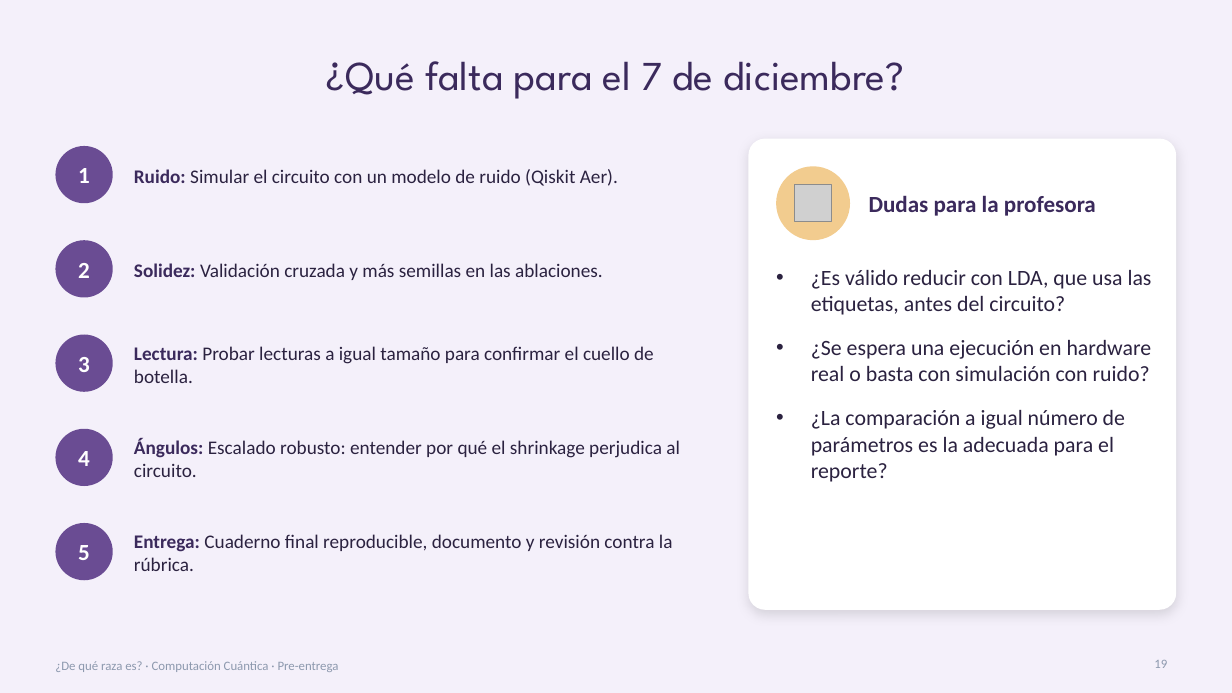
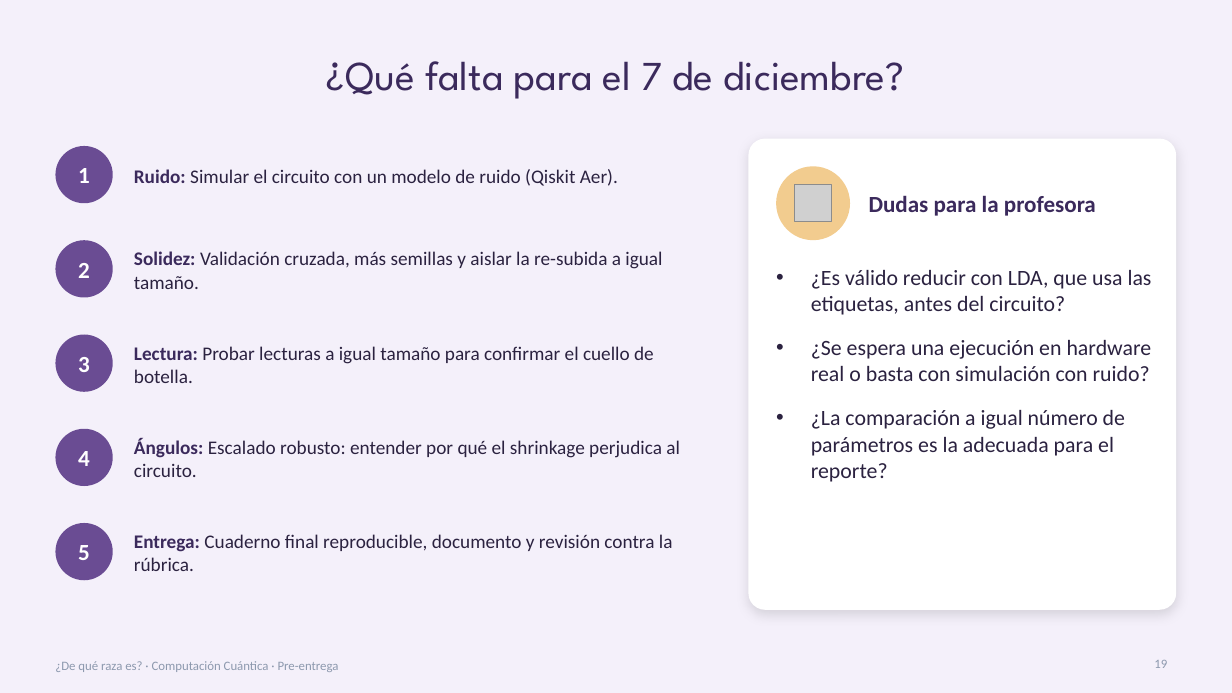
Before and after one commit to KarlaRoChi/Proyecto-FInal-Compu-Cuantica, a slide deck: slide 19 of Presentacion/Presentacion_Preentrega.pptx. Drawn at 1232x693 pixels with LibreOffice and Linux fonts; fonts in the diff are those of the drawing; grey boxes stand for pictures. Boxes give left, top, right and bottom in pixels: in the first picture for what was removed or moved away, otherwise in the second. Text is boxed around its words. In the diff, an @@ line names an element or a change of style, - is before the commit and + after.

Commit message:
Correcciones menores para usar otros métodos ya vistos en clase

```diff
--- a/Presentacion/Presentacion_Preentrega.pptx
+++ b/Presentacion/Presentacion_Preentrega.pptx
@@ text at (134,251,662,289): text changed @@
-Solidez: Validación cruzada y más semillas en las ablaciones.
+Solidez: Validación cruzada, más semillas y aislar la re-subida a igual tamaño.
```
Also in this commit, not shown: 12 other slides changed, 8 other files.
